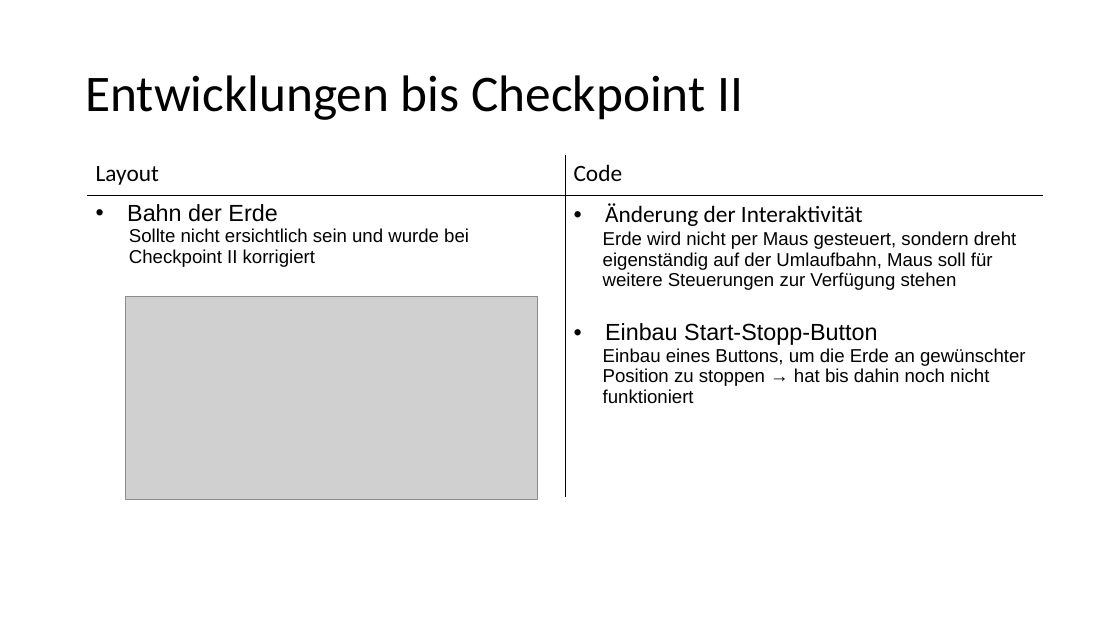
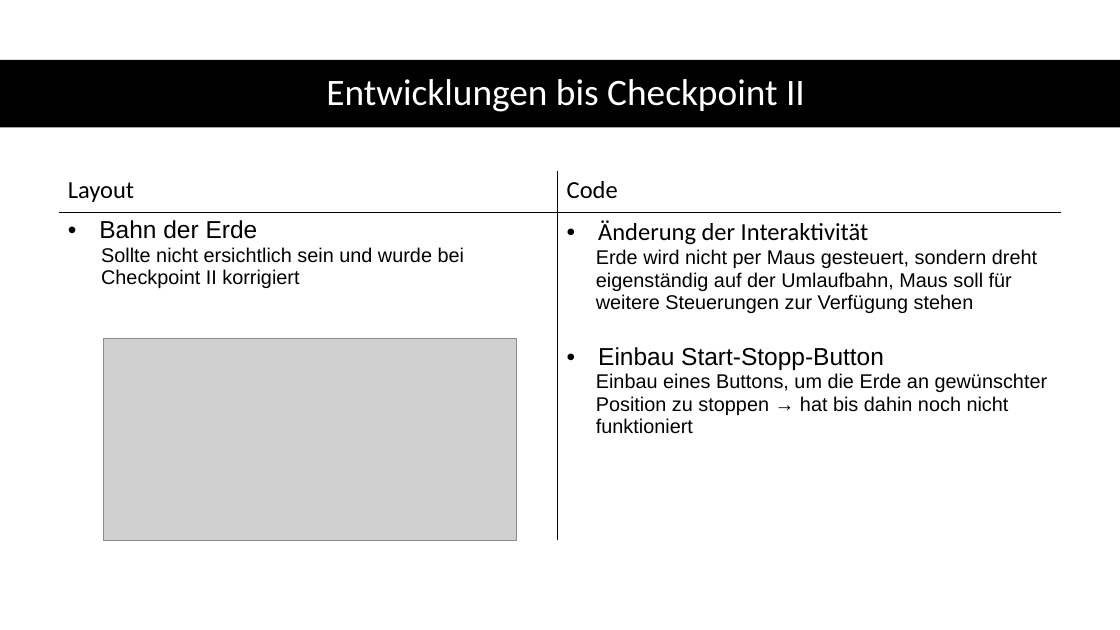
Before and after one commit to Carmen-MI/Erdrevolution_Carmen, a slide deck: slide 9 of Präsentation.pptx. Drawn at 1120x630 pixels with LibreOffice and Linux fonts; fonts in the diff are those of the drawing; grey boxes stand for pictures. Boxes give left, top, right and bottom in pixels: in the first picture for what was removed or moved away, otherwise in the second. Text is boxed around its words. In the diff, an @@ line names an element or a change of style, - is before the commit and + after.

```diff
--- a/Präsentation.pptx
+++ b/Präsentation.pptx
@@ title "Entwicklungen bis Checkpoint II": place and size @@
-title "Entwicklungen bis Checkpoint II" at <box>85,75,743,120</box>
+title "Entwicklungen bis Checkpoint II" at <box>326,79,805,112</box>
@@ title "Entwicklungen bis Checkpoint II" at <box>326,79,805,112</box>: size 44 to 32 pt, text colour #000000 to #FFFFFF; alignment left to centre @@
@@ rectangle added at <box>0,60,1120,128</box>, fill #000000 @@
@@ table at <box>59,171,1061,541</box> @@
@@ size 20 to 21 pt in "Layout", "Code", "Bahn der Erde", "Änderung der Interaktivität" and 1 more places @@
@@ size 16 to 17 pt in "Sollte nicht ersichtlich sein und wurde bei ...", "Erde wird nicht per Maus gesteuert, sondern ...", "Einbau eines Buttons, um die Erde an ..." @@
@@ table: place and size @@
-table at <box>87,155,1044,507</box>
+table at <box>59,171,1061,541</box>
@@ picture: place and size @@
-picture at <box>125,297,538,499</box>
+picture at <box>103,339,516,541</box>
```
Also in this commit, not shown: 9 other slides changed, 1 slide added, 1 other file.
